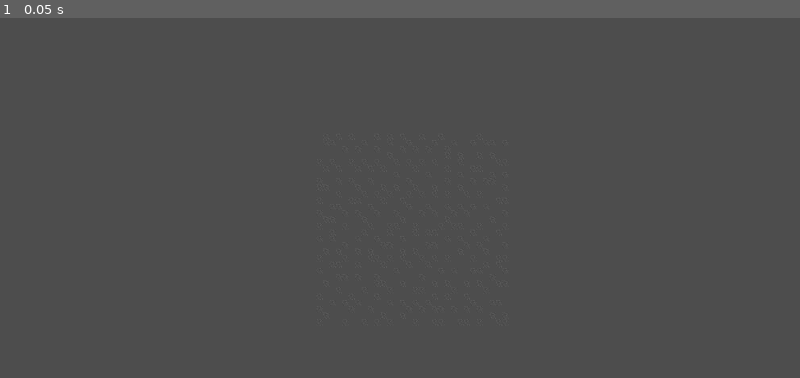
Above: before the commit, frame 1.
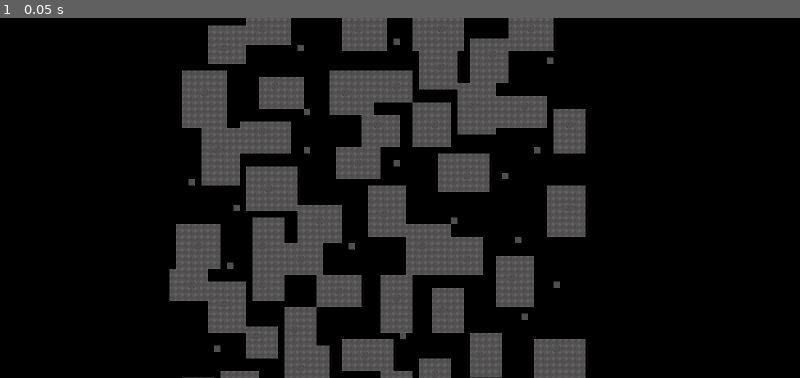
Above: after the commit, the same moment.

Repository: GrayHound85/scrap-raider
Game: Godot game, scene res://dungeon/dungeon.tscn
Two runs of this game, one before a commit and one after it. Both use one fixed random seed, a clock stepped at 60 frames per second and the inputs below.
Inputs:
- Up to frame 1 (0.05 s): no input

The runs differ from the first frame. In frame 1, 76% of the frame differs, in the area x 0-100%, y 0-100%.

Commit message:
Tweek generation values and added room generation on points

Diff:
--- a/NPA_game/dungeon/assets/tilemap/enviroment_tiles.tres
+++ b/NPA_game/dungeon/assets/tilemap/enviroment_tiles.tres
@@ -12,10 +12,12 @@
 [sub_resource type="TileSetAtlasSource" id="TileSetAtlasSource_tqxl6"]
 texture = ExtResource("2_4cknb")
 texture_region_size = Vector2i(32, 32)
+0:0/0 = 0
 
 [sub_resource type="TileSetAtlasSource" id="TileSetAtlasSource_xc2s7"]
 texture = ExtResource("3_dxnep")
 texture_region_size = Vector2i(32, 32)
+0:0/0 = 0
 
 [resource]
 tile_size = Vector2i(32, 32)
--- a/NPA_game/dungeon/dungeon.tscn
+++ b/NPA_game/dungeon/dungeon.tscn
@@ -1,6 +1,6 @@
 [gd_scene load_steps=3 format=3 uid="uid://bsqsey6ajq75r"]
 
-[ext_resource type="Script" uid="uid://byqwyfvj868aw" path="res://dungeon/dungeon.gd" id="1_6elmv"]
+[ext_resource type="Script" uid="uid://byqwyfvj868aw" path="res://dungeon/scripts/dungeon.gd" id="1_6elmv"]
 [ext_resource type="TileSet" uid="uid://b656e3oclr3tg" path="res://dungeon/assets/tilemap/enviroment_tiles.tres" id="2_d7mhw"]
 
 [node name="Node2D" type="Node2D"]
@@ -10,5 +10,5 @@
 tile_set = ExtResource("2_d7mhw")
 
 [node name="Camera2D" type="Camera2D" parent="."]
-position = Vector2(417, 323)
+position = Vector2(1057, 862)
 zoom = Vector2(0.6, 0.6)
--- a/NPA_game/dungeon/dungeon.gd
+++ b/NPA_game/dungeon/scripts/dungeon.gd
@@ -5,10 +5,23 @@
 
 # Classes
 var poisson = PoissonDiscSampling.new()
+var room_generator = RoomGenerator.new()
 
 # enums & consts
-enum room {WIDTH = 4, HEIGHT = 3,}
-enum gen {PADDING = 1, WIDTH = 30, HEIGHT = 30, K = 30, TILESIZE = 32}
+enum room {
+	MIN_WIDTH = 3,
+	MAX_WIDTH = 6,
+	MIN_HEIGHT = 3,
+	MAX_HEIGHT = 7,
+}
+enum gen {
+	PADDING = 1,
+	WIDTH = 60,
+	HEIGHT = 60,
+	K = 30,
+	TILESIZE = 32,
+	DENSITY = 6 # Lower value = higher density. Value = distance between rooms
+}
 
 
 func _ready() -> void:
@@ -21,11 +34,17 @@
 		return
 
 	var region_size = Vector2(gen.TILESIZE * gen.WIDTH, gen.TILESIZE * gen.HEIGHT)
-	var radius = gen.TILESIZE * 1.5 + gen.PADDING
+	var radius = gen.TILESIZE * gen.DENSITY + gen.PADDING
 	var points = poisson.generate_points(radius, region_size, gen.K)
 
+	var occupied: Dictionary = room_generator.generate_rooms(points, room, gen)
+
+
+	for tile in occupied.keys():
+		tile_map_layer.set_cell(tile, 1, Vector2i(0, 0))
+
+	# Creates tile at position of points
 	print(points)
-
 	var tile_size = Vector2i(gen.TILESIZE, gen.TILESIZE)
 	for point in points:
 		var tile_coord = Vector2i(
--- /dev/null
+++ b/NPA_game/dungeon/scripts/room_generator.gd
@@ -0,0 +1,45 @@
+extends Node
+
+class_name RoomGenerator
+
+# Variables
+var occupied := {}
+var tile: int = 0
+var max_failed_attempts := 3
+
+func generate_rooms(points: Array, room, gen):
+	var points_copy = points.duplicate()
+	while points_copy.size() > 0 and max_failed_attempts > 0:
+		for i in range(points_copy.size() - 1, -1, -1):
+			var point = points_copy[i]
+			var padding =  gen.PADDING * 2
+			var room_w = randi_range(room.MIN_WIDTH + padding, room.MAX_WIDTH + padding)
+			var room_h = randi_range(room.MIN_HEIGHT + padding, room.MAX_HEIGHT + padding)
+
+			var tile_coord = Vector2i(
+				int(round(point.x / gen.TILESIZE)),
+				int(round(point.y / gen.TILESIZE))
+			)
+
+			@warning_ignore("integer_division")
+			var top_left = tile_coord - Vector2i(room_w / 2, room_h / 2)
+
+			if can_place_room(top_left, room_w, room_h):
+				for x in range(room_w):
+					for y in range(room_h):
+						var coord = top_left + Vector2i(x,y)
+						occupied[coord] = tile
+				points_copy.remove_at(i)
+				max_failed_attempts = 3
+			else:
+				max_failed_attempts -= 1
+
+	return occupied
+
+
+func can_place_room(top_left: Vector2i, w: int, h: int):
+	for x in range(w):
+		for y in range(h):
+			if (top_left + Vector2i(x,y)) in occupied:
+				return false
+	return true
--- a/NPA_game/project.godot
+++ b/NPA_game/project.godot
@@ -21,5 +21,5 @@
 
 [rendering]
 
-textures/canvas_textures/default_texture_filter=0
 renderer/rendering_method="mobile"
+environment/defaults/default_clear_color=Color(0, 0, 0, 1)
Renamed: NPA_game/dungeon/dungeon.gd.uid -> NPA_game/dungeon/scripts/dungeon.gd.uid
Renamed: NPA_game/dungeon/poisson_disc_sampling.gd -> NPA_game/dungeon/scripts/poisson_disc_sampling.gd
Renamed: NPA_game/dungeon/poisson_disc_sampling.gd.uid -> NPA_game/dungeon/scripts/poisson_disc_sampling.gd.uid
Not shown, added: NPA_game/dungeon/scripts/room_generator.gd.uid
